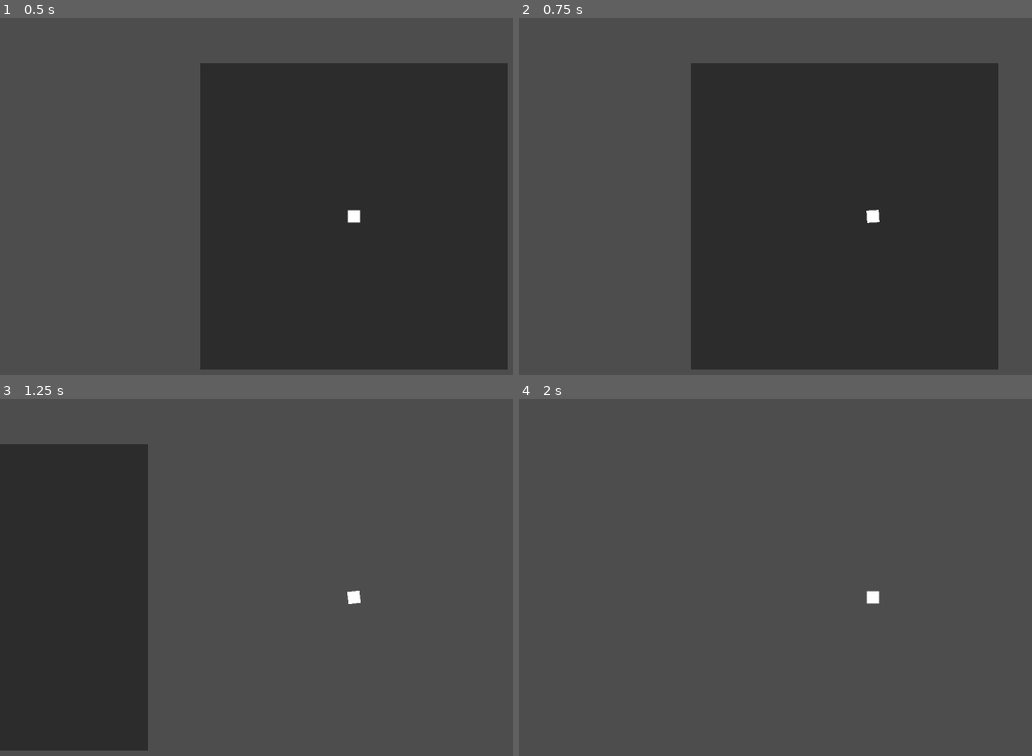
Above: before the commit, frames 1-4 (two rows, left to right).
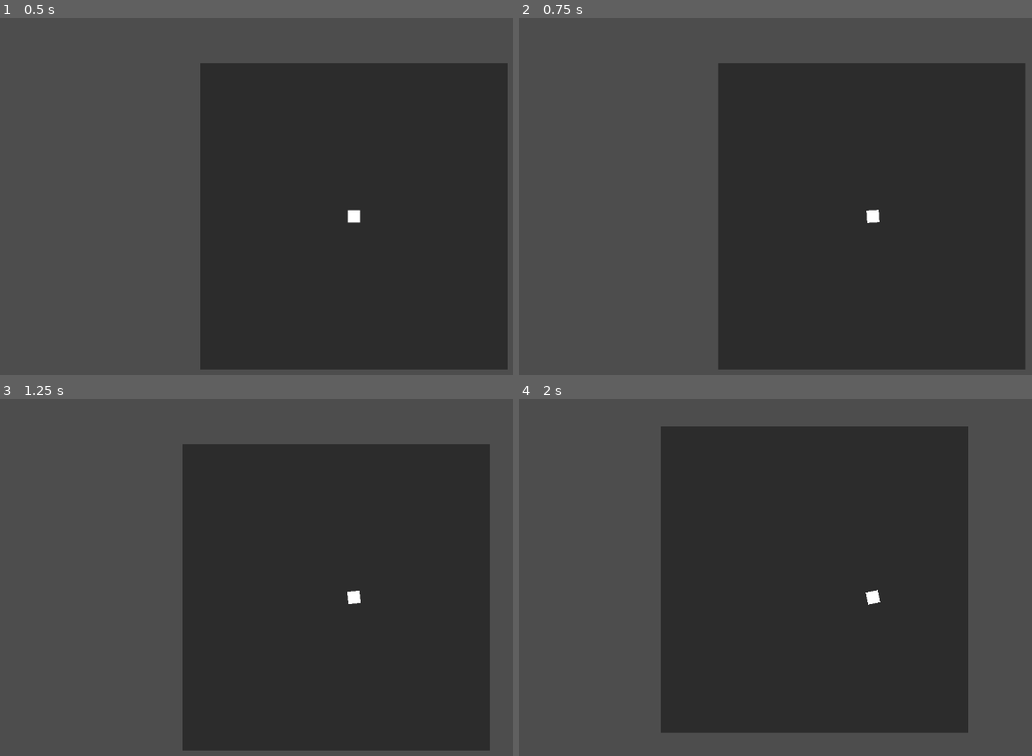
Above: after the commit, the same moments.

Repository: AWizardNamedGandalf/BreakThrough
Game: Godot game, scene res://World/world.tscn
Same seed, same stepped clock (60 frames per second), same inputs: the game is played once before the commit and once after it.
Inputs (mouse positions are in pixels of both pictures, inside the frame that each line leads up to):
- Up to frame 1 (0.5 s): no input
- Up to frame 2 (0.75 s): tap Enter at 0.5 s; move the mouse to (1026, 196) at 0.52 s; hold D (right) from 0.53 s (still down)
- Up to frame 3 (1.25 s): keep holding D (right)
- Up to frame 4 (2 s): move the mouse to (729, 616) at 1.27 s; release D (right) at 1.28 s; hold S (down) from 1.28 s (still down)

Frame 1 is identical in both runs. In frame 2, 9.0% of the frame differs, in the area x 33-99%, y 12-99%; in frame 3, 76%, in the area x 0-96%, y 12-99%; in frame 4, 51%.

Commit message:
adjusted thrust

Diff:
--- a/break-through/World/Player/player.tscn
+++ b/break-through/World/Player/player.tscn
@@ -8,6 +8,7 @@
 
 [node name="Player" type="RigidBody2D"]
 script = ExtResource("1_4ntmi")
+thrust_force = 25.0
 
 [node name="CollisionShape2D" type="CollisionShape2D" parent="."]
 shape = SubResource("RectangleShape2D_l8h54")
